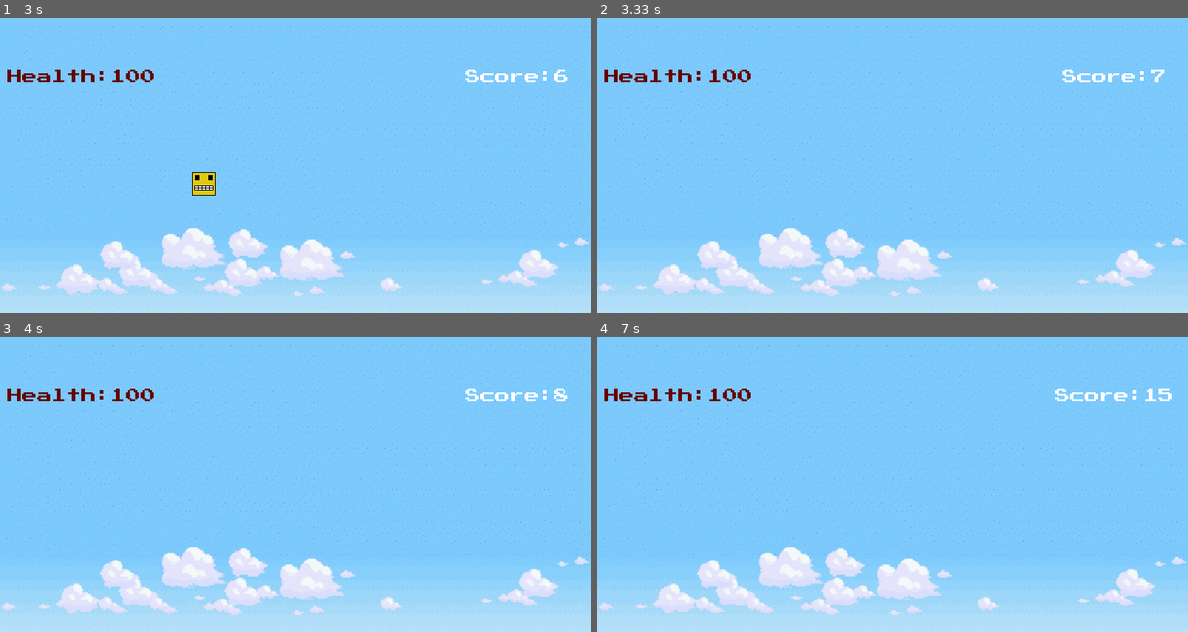
Above: before the commit, frames 1-4 (two rows, left to right).
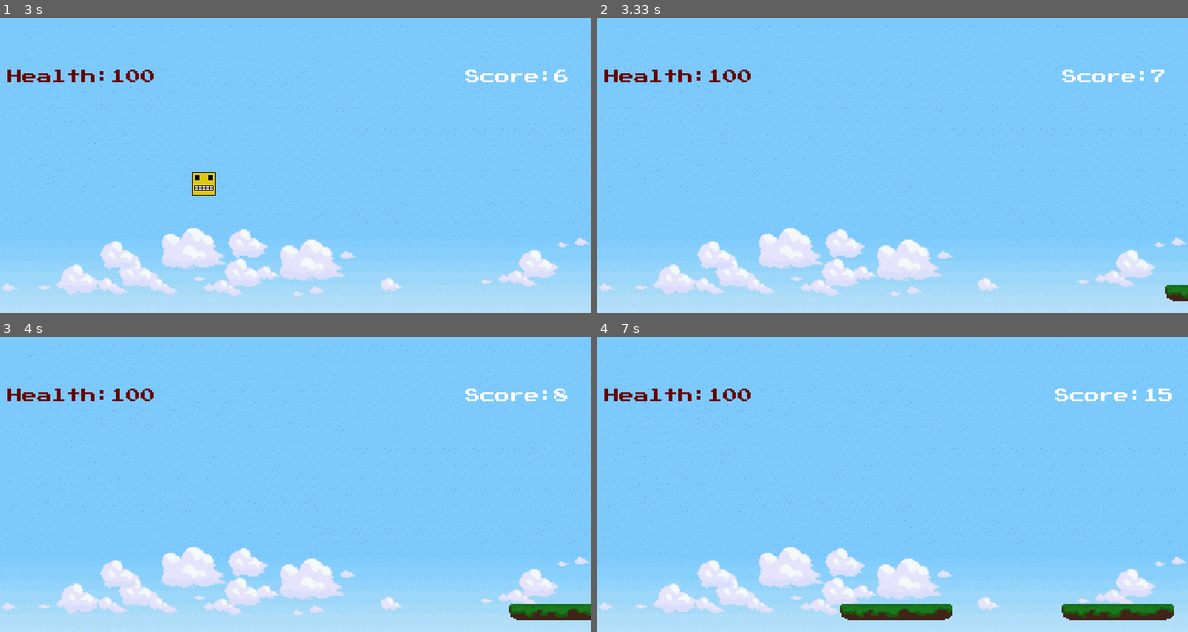
Above: after the commit, the same moments.

Repository: i-kratko/pygame-tues-fest
Game: pygame game, started from Code/main.py
Two runs of this game, one before a commit and one after it. Both use one fixed random seed, a clock stepped at 60 frames per second and the inputs below.
Inputs (mouse positions are in pixels of both pictures, inside the frame that each line leads up to):
- Up to frame 1 (3 s): click (295, 165) at 0.38 s; tap Space at 0.67 s; hold D 1-1.47 s; hold W 1.5-1.8 s; hold D 1.83-2.3 s; hold A 2.33-2.87 s; hold S from 2.9 s (still down)
- Up to frame 2 (3.33 s): release S at 3.2 s; hold A from 3.23 s (still down)
- Up to frame 3 (4 s): release A at 3.63 s
- Up to frame 4 (7 s): no input

Frame 1 is identical in both runs. In frame 2, 0.2% of the frame differs, in the area x 96-100%, y 90-96%; in frame 3, 0.7%; in frame 4, 2.0%, in the area x 41-98%, y 90-96%.

Commit message:
platforms

Diff:
--- a/Code/const.py
+++ b/Code/const.py
@@ -7,6 +7,7 @@
 gravity = 0.5
 isJumped = False
 floor_x_position=0
+spawn_platform_time=2500
 ##### COLORS #####
 black = [0, 0, 0]
 white = [255, 255, 255]
@@ -23,4 +24,5 @@
 gameBackgroundPath = "Graphics/GameBackground.png"
 platformSpritePath = "Graphics/Platfrom.png"
 floorPath="Graphics/loop.png"
+platformPath="Graphics/platform.png"
 ##### BUTTON SPRITES ######
--- a/Code/main.py
+++ b/Code/main.py
@@ -1,5 +1,6 @@
 from pickle import TRUE
 import pygame
+import random
 from sys import exit
 import const
 from player import Player
@@ -117,7 +118,12 @@
         background = pygame.image.load(const.gameBackgroundPath)
         bgScaled = pygame.transform.scale(background, (800, 600))
         floor_surface= pygame.image.load(const.floorPath)
-
+        platform_surface=pygame.image.load(const.platformPath)
+        platform_surface=pygame.transform.scale(platform_surface, (178, 52))
+        platform_list=[]
+        platform_height= [200, 300, 400, 500]
+        spawn_platform=pygame.USEREVENT
+        pygame.time.set_timer(spawn_platform, const.spawn_platform_time)
         #creating the player
         player = Player(10, 408, const.playerSpritePath, 100)
         playerGroup = pygame.sprite.Group()
@@ -137,6 +143,20 @@
         def draw_floor():
             display.blit(floor_surface, (const.floor_x_position, 450))
             display.blit(floor_surface, (const.floor_x_position+800, 450))
+        def create_platform():
+            platform_x_position=random.choice(platform_height)
+            new_platform=platform_surface.get_rect(midbottom=(900, platform_x_position))
+            return new_platform
+        def move_platforms(platforms):
+            for platform in platforms:
+                platform.centerx-=2
+            return platforms
+        def draw_platforms(platforms):
+            for platform in platforms:
+                display.blit(platform_surface, platform)
+
+
+
         #sounds
         bryh_sound=pygame.mixer.Sound(const.bryhsound)
 
@@ -169,6 +189,9 @@
                         if event.key == pygame.K_ESCAPE:
                             pygame.quit()
                             exit()
+                if event.type==spawn_platform:
+                    platform_list.append(create_platform())
+
                 #KEYUP EVENTS
                 if event.type == pygame.KEYUP:
                     if event.key == pygame.K_a:
@@ -198,8 +221,10 @@
             display.blit(player.image,(player.rect.x, player.rect.y))
             display_score()
             score+=0.04
+            platform_list=move_platforms(platform_list)
+            draw_platforms(platform_list)
             display_blood()
-            const.floor_x_position-=1
+            const.floor_x_position-=2
             draw_floor()
             if const.floor_x_position<=-800:
                 const.floor_x_position=0
